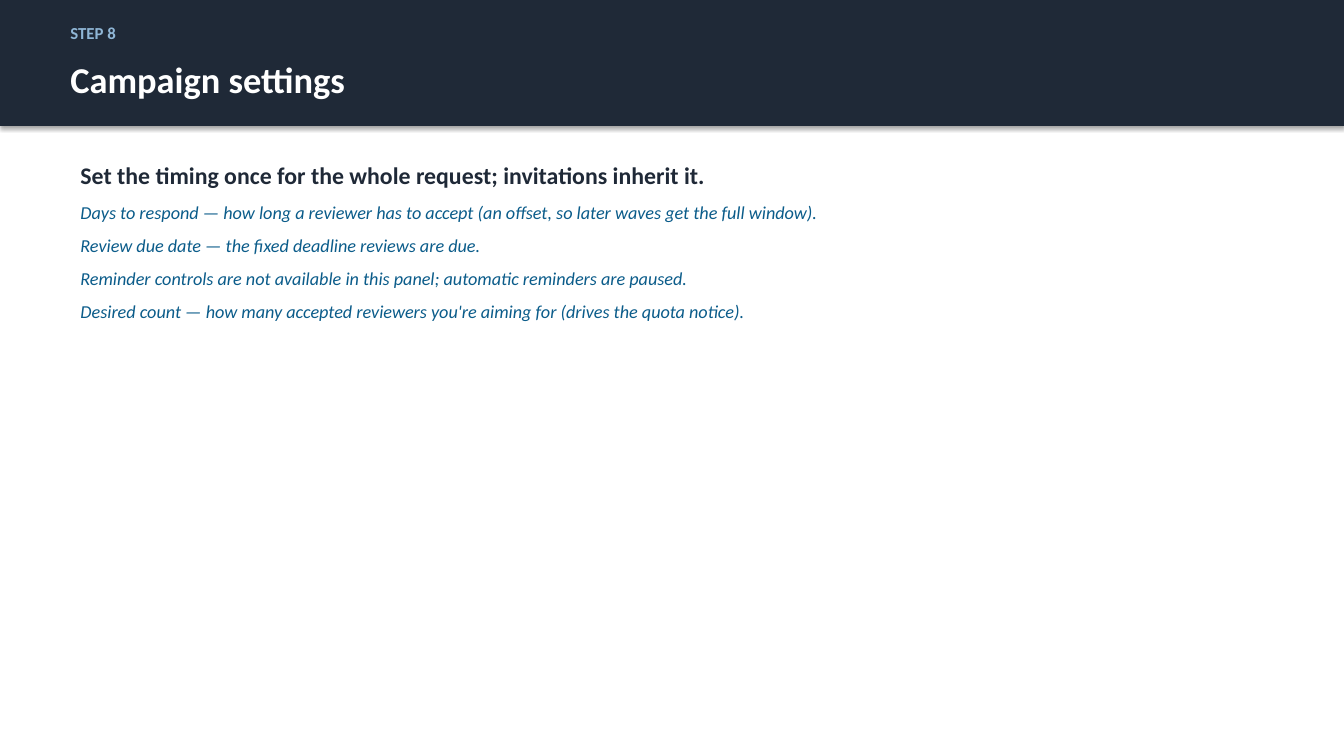
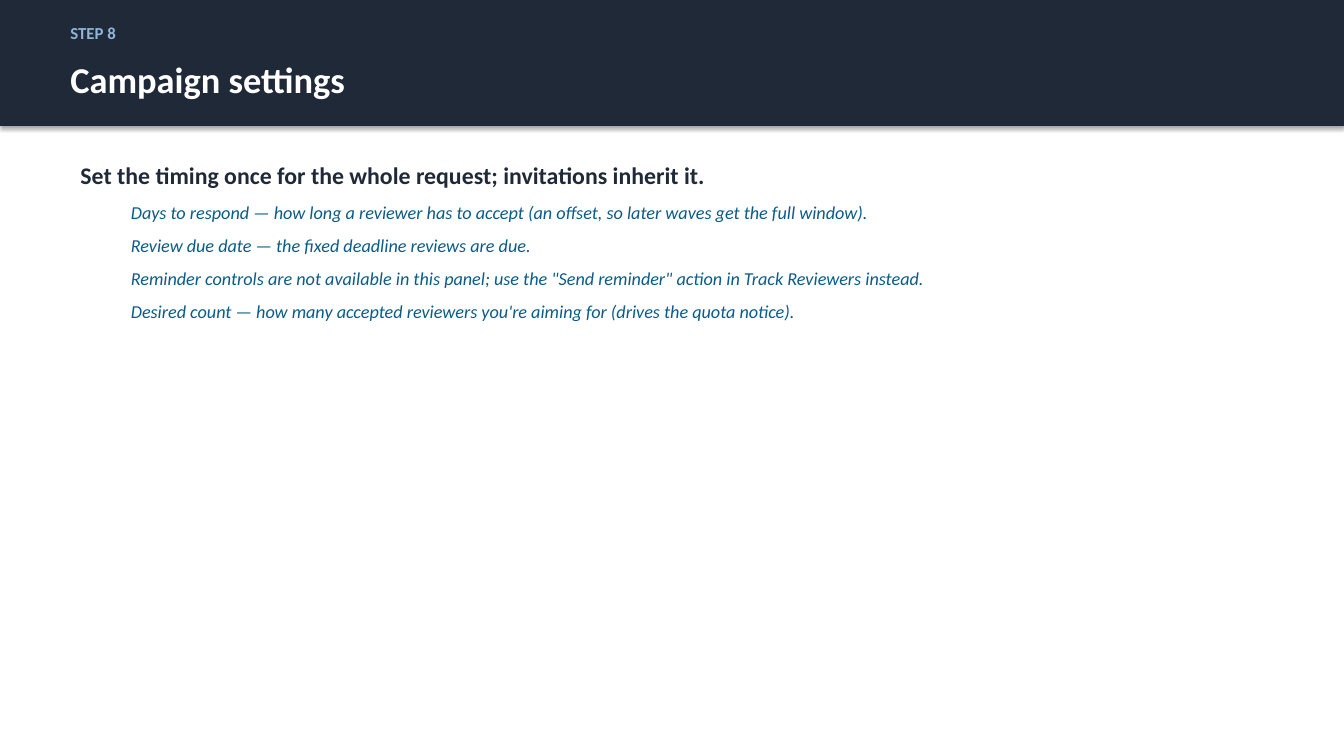
Before and after one commit to justingallivan/wmkf-research-apps, a slide deck: slide 18 of docs/onboarding/Workbench_Onboarding_PD.pptx. Drawn at 1344x756 pixels with LibreOffice and Linux fonts; fonts in the diff are those of the drawing. Boxes give left, top, right and bottom in pixels: in the first picture for what was removed or moved away, otherwise in the second. Text is boxed around its words. In the diff, an @@ line names an element or a change of style, - is before the commit and + after.

```diff
--- a/docs/onboarding/Workbench_Onboarding_PD.pptx
+++ b/docs/onboarding/Workbench_Onboarding_PD.pptx
@@ text at <box>131,206,867,321</box>: indent changed @@
@@ text at <box>131,272,923,288</box>: text changed @@
-  Reminder controls are not available in this panel; automatic reminders are paused.
+  Reminder controls are not available in this panel; use the "Send reminder" action in Track Reviewers instead.
```
Also in this commit, not shown: 12 other slides changed, 4 other files.
